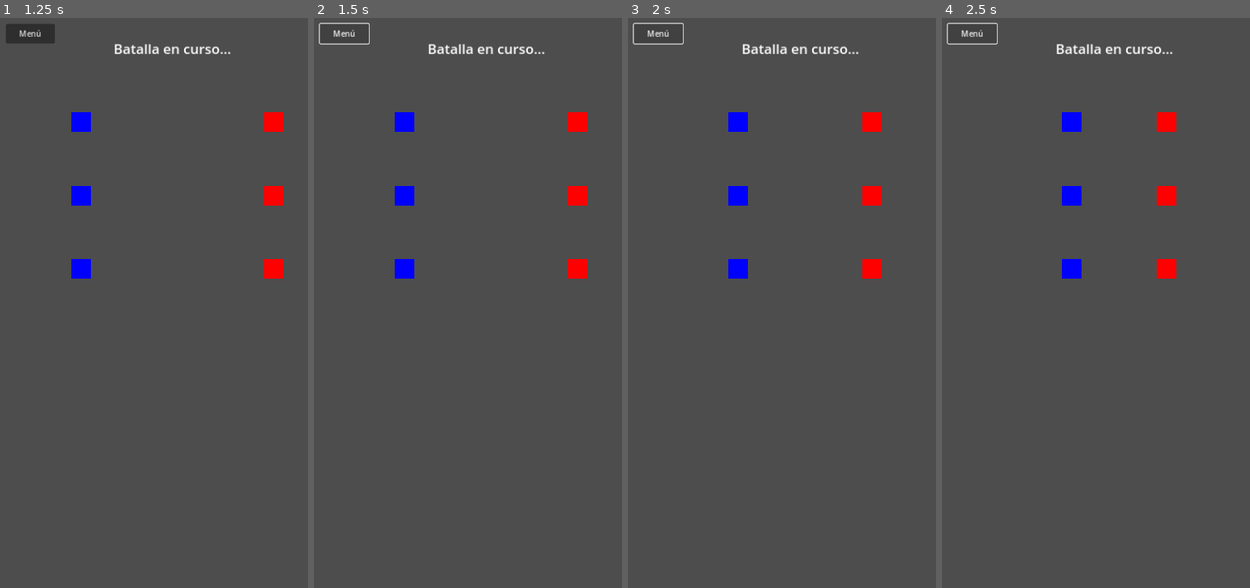
Above: before the commit, frames 1-4 (left to right).
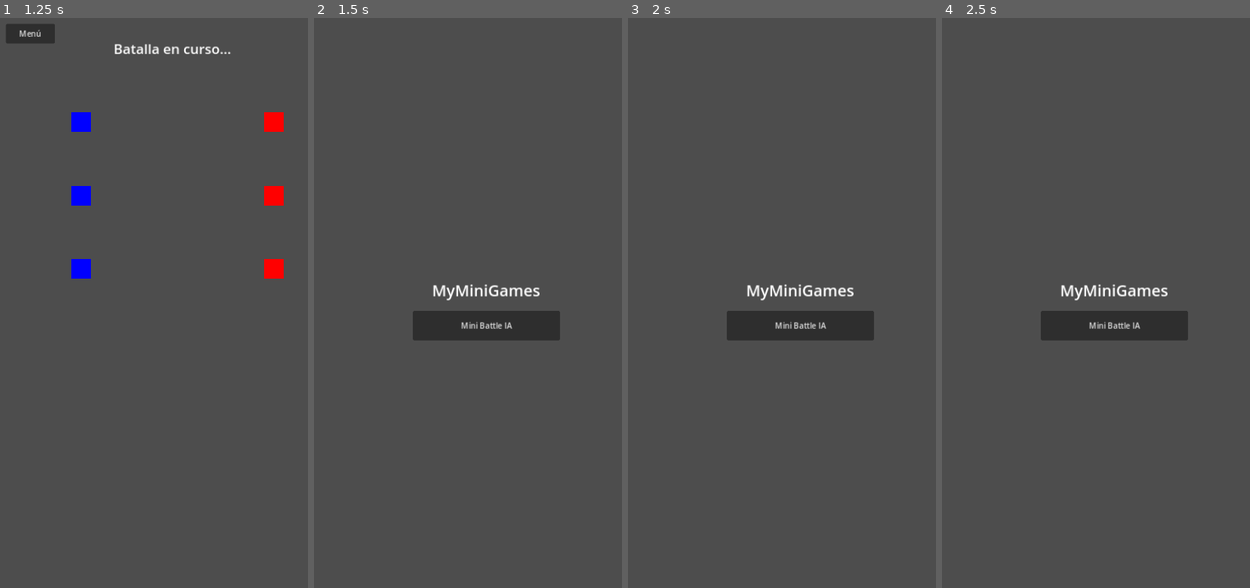
Above: after the commit, the same moments.

Repository: nestorac/myminigames
Game: Godot game, scene res://scenes/main.tscn
Same seed, same stepped clock (60 frames per second), same inputs: the game is played once before the commit and once after it.
Inputs (mouse positions are in pixels of both pictures, inside the frame that each line leads up to):
- Up to frame 1 (1.25 s): click "Mini Battle IA" at 0.5 s
- Up to frame 2 (1.5 s): click "Menú" at 1.25 s
- Up to frame 3 (2 s): no input
- Up to frame 4 (2.5 s): click (972, 35) at 2 s, where only the run before the commit has a clickable "Menú"

Frame 1 is identical in both runs. In frame 2, 4.6% of the frame differs, in the area x 1-89%, y 0-57%; in frame 3, 4.6%; in frame 4, 4.6%.

Commit message:
Conectar botón de menú en Mini Battle y pequeños ajustes

Diff:
--- a/games/minibattle/battle.gd
+++ b/games/minibattle/battle.gd
@@ -7,10 +7,12 @@
 
 @onready var status_label: Label = $UI/StatusLabel
 @onready var restart_button: Button = $UI/RestartButton
+@onready var back_button: Button = $UI/BackButton
 
 func _ready() -> void:
 	spawn_units()
 	restart_button.pressed.connect(_on_restart)
+	back_button.pressed.connect(_on_back)
 	restart_button.visible = false
 
 func spawn_units() -> void:
@@ -33,8 +35,8 @@
 	update_counts()
 
 func update_counts() -> void:
-	player_units_left = units.filter(func(u): return u.team == 0 and not u.is_dead).size()
-	ai_units_left = units.filter(func(u): return u.team == 1 and not u.is_dead).size()
+	player_units_left = units.filter(func(u): return is_instance_valid(u) and u.team == 0 and not u.is_dead).size()
+	ai_units_left = units.filter(func(u): return is_instance_valid(u) and u.team == 1 and not u.is_dead).size()
 
 func _process(delta: float) -> void:
 	if game_over:
@@ -56,3 +58,6 @@
 
 func _on_restart() -> void:
 	get_tree().reload_current_scene()
+
+func _on_back() -> void:
+	get_tree().change_scene_to_file("res://scenes/main.tscn")
